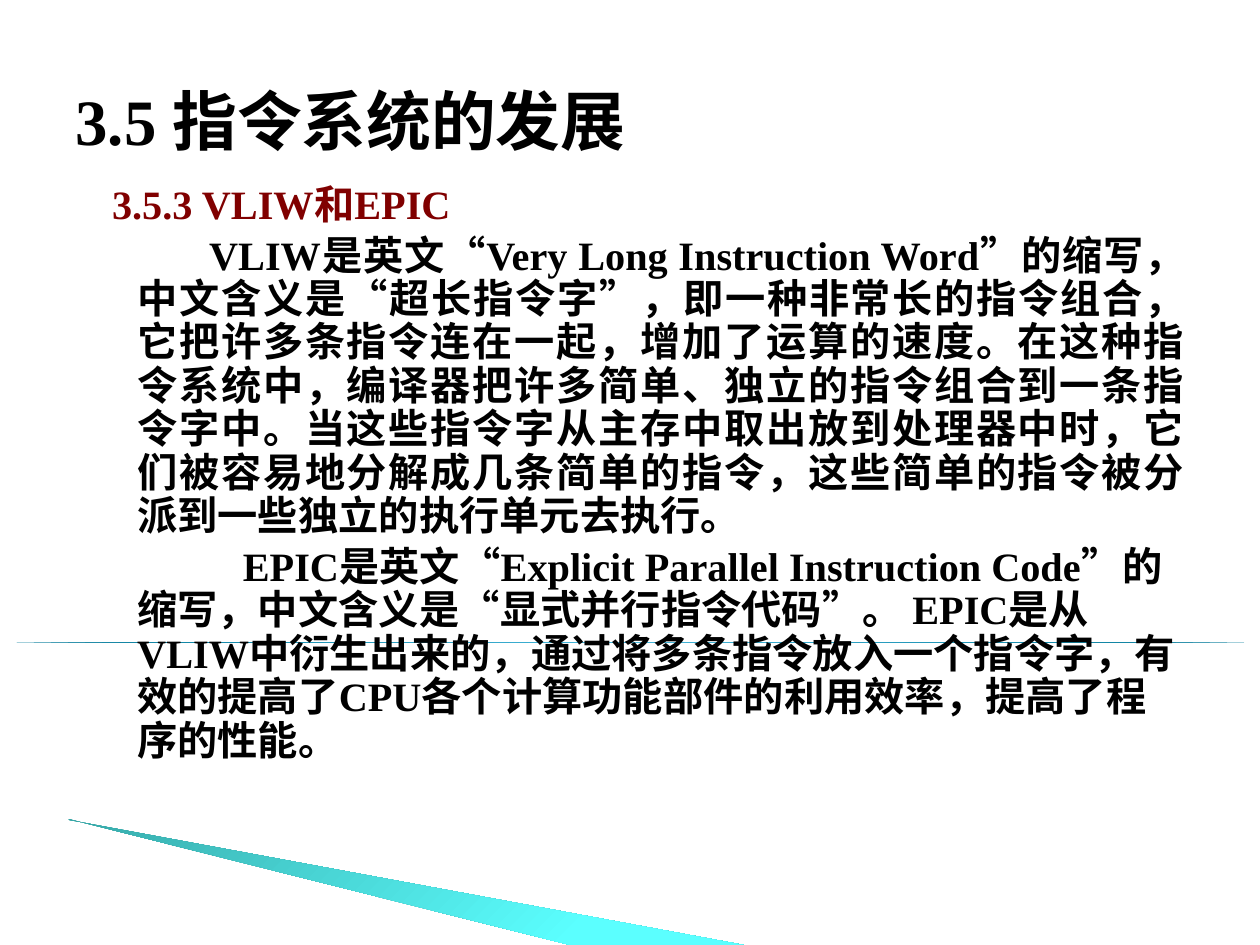
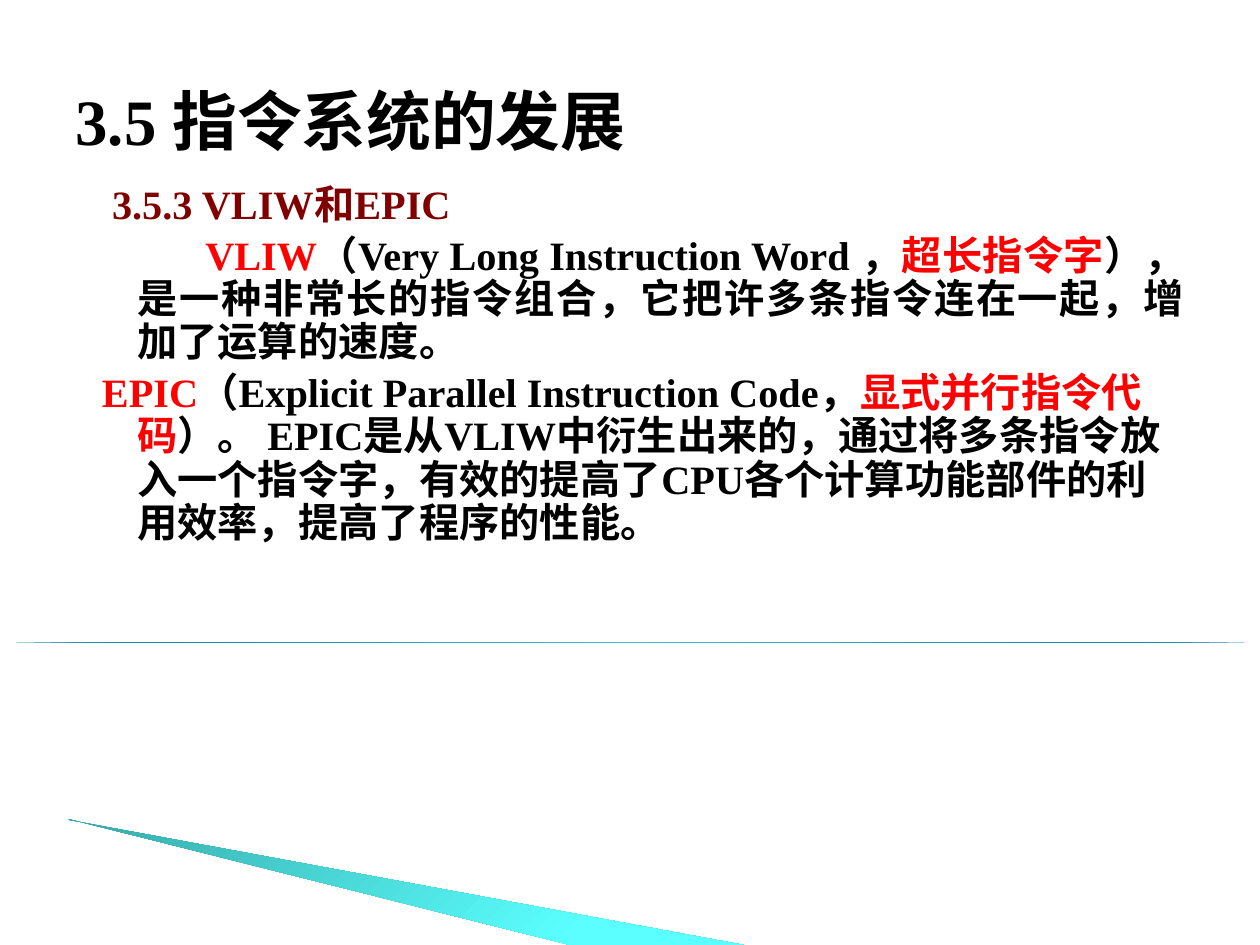
Before and after one commit to edu2act/course-computer-organization, a slide deck: slide 91 of materials/slides/chapter_3.ppt (slide 87 before the commit). Drawn at 1260x945 pixels with LibreOffice and Linux fonts; fonts in the diff are those of the drawing; background and template pictures are left out. Boxes give left, top, right and bottom in pixels: in the first picture for what was removed or moved away, otherwise in the second. Text is boxed around its words. In the diff, an @@ line names an element or a change of style, - is before the commit and + after.

```diff
--- a/materials/slides/chapter_3.ppt
+++ b/materials/slides/chapter_3.ppt
@@ text at [102, 235, 1185, 543]: text changed @@
-VLIW是英文“Very Long Instruction Word”的缩写，中文含义是“超长指令字”，即一种非常长的指令组合，它把许多条指令连在一起，增加了运算的速度。在这种指令系统中，编译器把许多简单、独立的指令组合到一条指令字中。当这些指令字从主存中取出放到处理器中时，它们被容易地分解成几条简单的指令，这些简单的指令被分派到一些独立的执行单元去执行。
-EPIC是英文“Explicit Parallel Instruction Code”的缩写，中文含义是“显式并行指令代码”。 EPIC是从VLIW中衍生出来的，通过将多条指令放入一个指令字，有效的提高了CPU各个计算功能部件的利用效率，提高了程序的性能。
+VLIW（Very Long Instruction Word ，超长指令字），是一种非常长的指令组合，它把许多条指令连在一起，增加了运算的速度。
+EPIC（Explicit Parallel Instruction Code，显式并行指令代码）。 EPIC是从VLIW中衍生出来的，通过将多条指令放入一个指令字，有效的提高了CPU各个计算功能部件的利用效率，提高了程序的性能。
```
Also in this commit, not shown: 33 other slides changed, 7 slides added, 2 slides removed, 16 other files.
